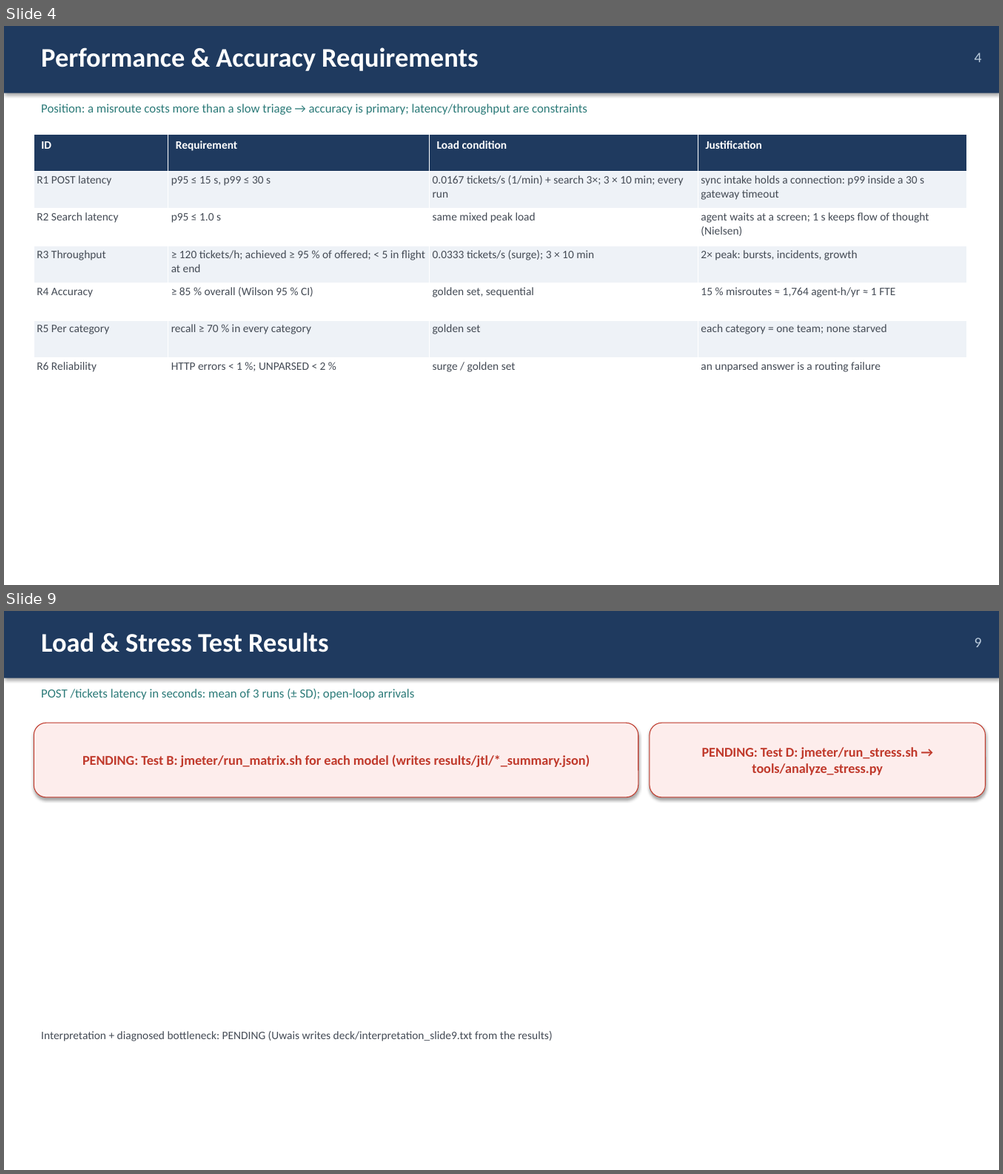
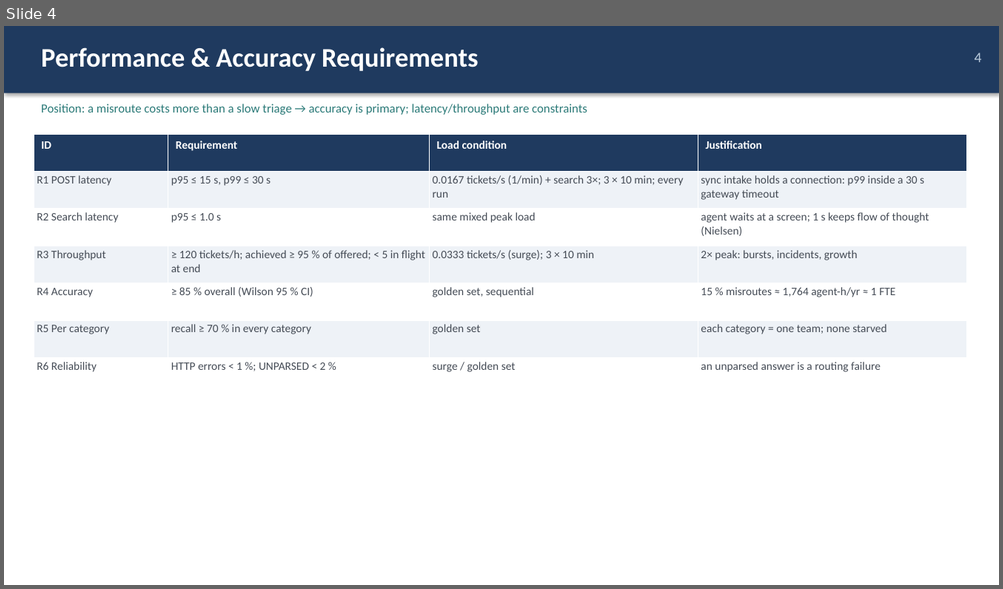
Before and after one commit to AlvinKoh1/ICT3113-Assignment2, a slide deck: deck/Group09.pptx. Shown one above the other, each under a label of ours: slides 4 and 9 before the commit, slide 4 after it; the slides between them are not shown. The pictures are 1003x1174 and 1003x589 pixels, drawn with LibreOffice and Linux fonts; fonts in the diff are those of the drawing. Boxes give left, top, right and bottom in pixels: in the first picture for what was removed or moved away, otherwise in the second. Text is boxed around its words. In the diff, an @@ line names an element or a change of style, - is before the commit and + after.

Commit message:
Student IDs; rebuild deck/Group09.pptx (no PENDING boxes)

```diff
--- a/deck/Group09.pptx
+++ b/deck/Group09.pptx
@@ slide 9 removed at [4,611,999,1170], background #FFFFFF @@
@@ rectangle removed at [4,611,999,678] @@
@@ text removed at [41,632,328,652] @@
-Load & Stress Test Results
@@ text removed at [974,638,982,647] @@
-9
@@ text removed at [41,689,414,700] @@
-POST /tickets latency in seconds: mean of 3 runs (± SD); open-loop arrivals
@@ rounded rectangle removed at [34,723,638,797] @@
-PENDING: Test B: jmeter/run_matrix.sh for each model (writes results/jtl/*_summary.json)
@@ rounded rectangle removed at [649,723,985,797] @@
-PENDING: Test D: jmeter/run_stress.sh → tools/analyze_stress.py
@@ text removed at [41,1031,552,1042] @@
-Interpretation + diagnosed bottleneck: PENDING (Uwais writes deck/interpretation_slide9.txt from the results)
```
Also in this commit, not shown: 5 slides changed, 4 slides added, 3 other slides removed, 1 other file.
